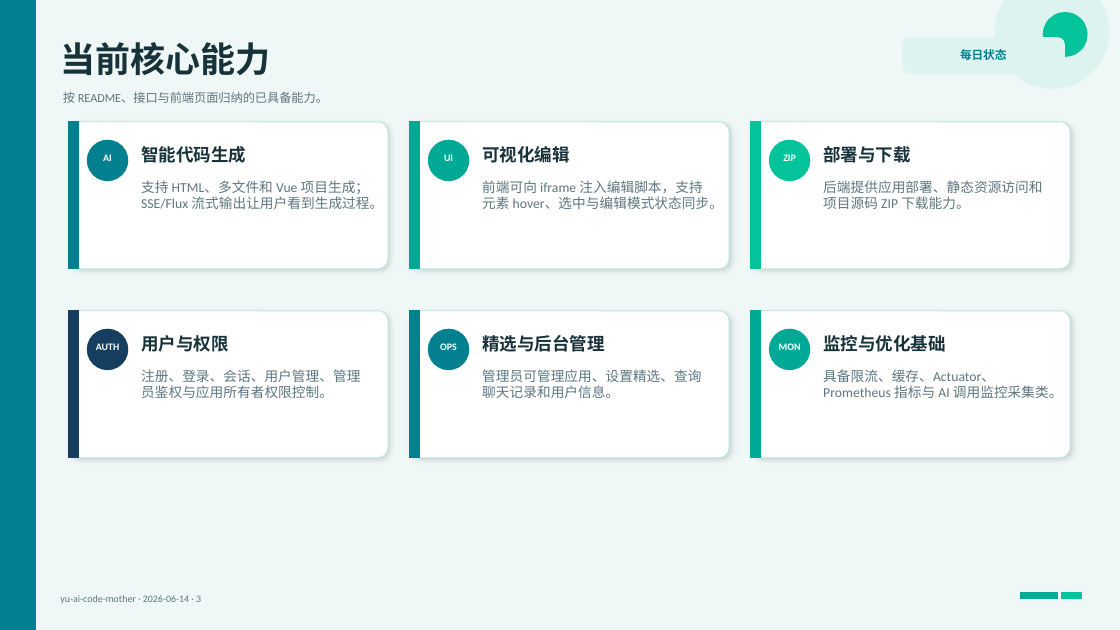
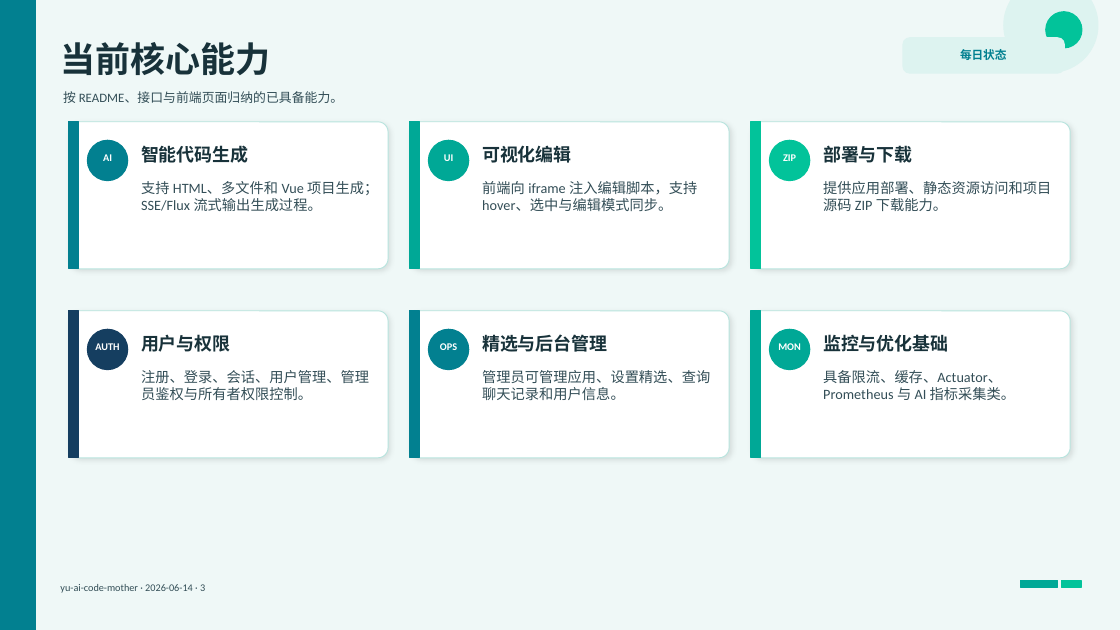
Before and after one commit to liyupi/yu-ai-code-mother, a slide deck: slide 4 of docs/reports/project-status-2026-06-14.pptx. Drawn at 1120x630 pixels with LibreOffice and Linux fonts; fonts in the diff are those of the drawing. Boxes give left, top, right and bottom in pixels: in the first picture for what was removed or moved away, otherwise in the second. Text is boxed around its words. In the diff, an @@ line names an element or a change of style, - is before the commit and + after.

```diff
--- a/docs/reports/project-status-2026-06-14.pptx
+++ b/docs/reports/project-status-2026-06-14.pptx
@@ ellipse: place and size @@
-ellipse at [996,0,1109,88]
+ellipse at [1004,0,1098,72]
@@ ellipse: place and size @@
-ellipse at [1044,13,1087,56]
+ellipse at [1046,12,1082,48]
@@ text "按 README、接口与前端页面归纳的已具备能力。" at [63,91,343,103]: size 10.5 to 11 pt, text colour #5E7680 to #334E57 @@
@@ text at [141,181,378,211]: text changed; size 11.7 to 12.2 pt; text colour #5E7680 to #334E57 @@
-支持 HTML、多文件和 Vue 项目生成；SSE/Flux 流式输出让用户看到生成过程。
+支持 HTML、多文件和 Vue 项目生成；SSE/Flux 流式输出生成过程。
@@ text at [482,181,697,211]: text changed; size 11.7 to 12.2 pt; text colour #5E7680 to #334E57 @@
-前端可向 iframe 注入编辑脚本，支持元素 hover、选中与编辑模式状态同步。
+前端向 iframe 注入编辑脚本，支持 hover、选中与编辑模式同步。
@@ text at [823,181,1051,211]: text changed; size 11.7 to 12.2 pt; text colour #5E7680 to #334E57 @@
-后端提供应用部署、静态资源访问和项目源码 ZIP 下载能力。
+提供应用部署、静态资源访问和项目源码 ZIP 下载能力。
@@ shadow changed in 6 elements at [69,122,388,269], [410,122,729,269], [751,122,1070,269], [69,311,388,458], [410,311,729,458], [751,311,1070,458] @@
@@ size 15 to 15.4 pt in 6 elements at [141,145,249,163], [482,145,572,163], [823,145,913,163], [141,334,231,352], [482,334,607,352], [823,334,948,352] @@
@@ size 8.5 to 8.8 pt in 5 elements at [444,154,453,161], [783,154,796,161], [95,343,119,350], [440,343,457,350], [778,343,801,350] @@
@@ text at [141,370,369,400]: text changed; size 11.7 to 12.2 pt; text colour #5E7680 to #334E57 @@
-注册、登录、会话、用户管理、管理员鉴权与应用所有者权限控制。
+注册、登录、会话、用户管理、管理员鉴权与所有者权限控制。
@@ text "管理员可管理应用、设置精选、查询聊天记录和用户信息。" at [482,370,710,400]: size 11.7 to 12.2 pt, text colour #5E7680 to #334E57 @@
@@ text at [823,370,1015,400]: text changed; size 11.7 to 12.2 pt; text colour #5E7680 to #334E57 @@
-具备限流、缓存、Actuator、Prometheus 指标与 AI 调用监控采集类。
+具备限流、缓存、Actuator、Prometheus 与 AI 指标采集类。
@@ text "yu-ai-code-mother · 2026-06-14 · 3" at [60,584,205,593]: size 8.5 to 8.8 pt, text colour #5E7680 to #334E57 @@
@@ 2 rectangles, 1 text: place and size @@
-2 rectangles, 1 text at [60,592,1081,604]
+2 rectangles, 1 text at [60,581,1081,593]
```
Also in this commit, not shown: 11 other slides changed.
